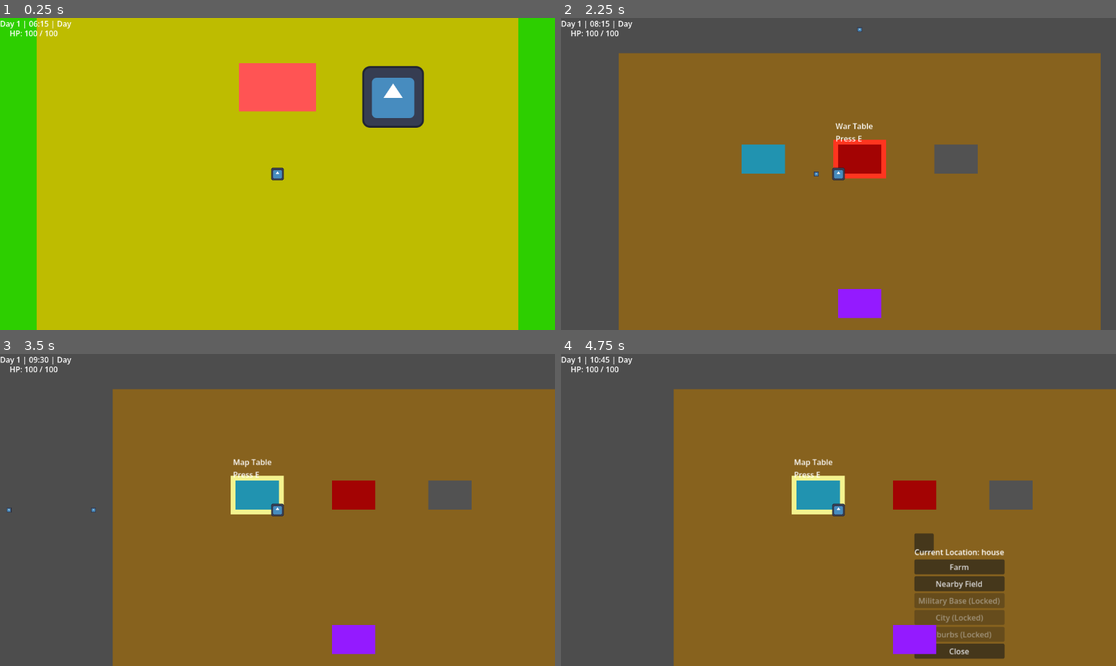
Above: before the commit, frames 1-4 (two rows, left to right).
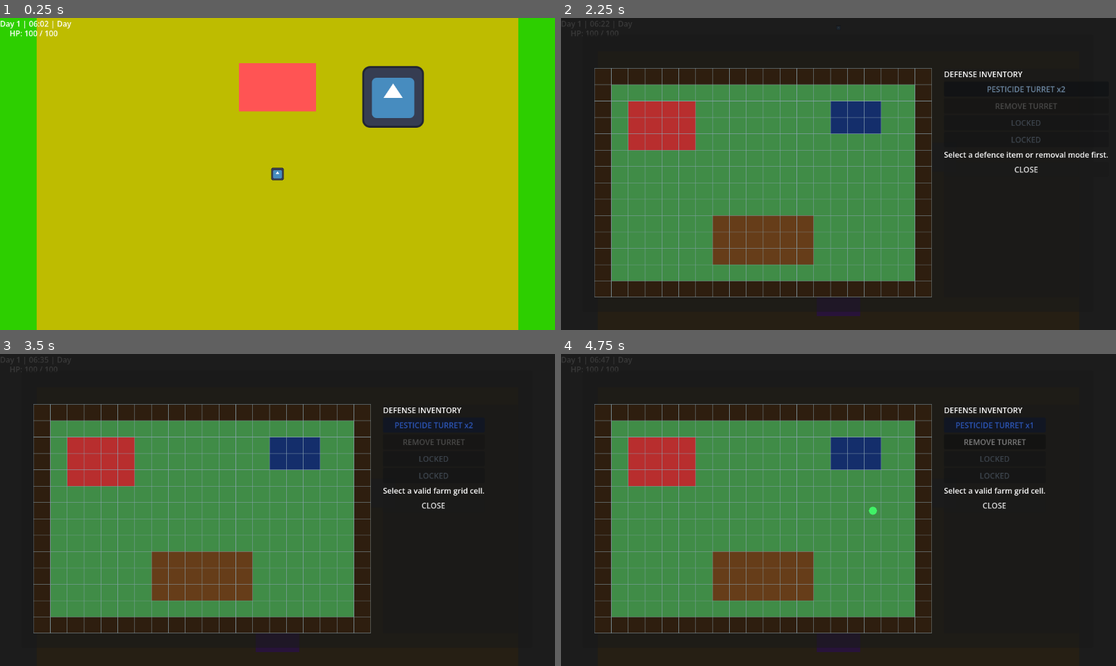
Above: after the commit, the same moments.

Repository: Rohan919477/Farmer-Savior
Game: Godot game, scene res://scenes/main/Main.tscn
Same seed, same stepped clock (60 frames per second), same inputs: the game is played once before the commit and once after it. The engine's default icon, where the game draws it, is replaced by a stand-in: a white triangle on a blue panel in a dark square.
Inputs (mouse positions are in pixels of both pictures, inside the frame that each line leads up to):
- Up to frame 1 (0.25 s): no input
- Up to frame 2 (2.25 s): tap Enter at 0.5 s; move the mouse to (810, 236) at 0.52 s; hold W (move_up) 0.53-2.03 s; tap E (interact) at 0.6, 1.25, 1.35, 2 s; click (810, 236) at 0.67 s; move the mouse to (1005, 220) at 1.27 s; click (1005, 220) at 1.42 s; move the mouse to (672, 127) at 2.02 s; hold A (move_left) from 2.03 s (still down); right-click (672, 127) at 2.1 s; click (672, 127) at 2.17 s
- Up to frame 3 (3.5 s): tap E (interact) at 2.3 s; release A (move_left) at 2.75 s; click (466, 425) at 2.75 s, where only the run after the commit has a clickable "PESTICIDE TURRET x2"
- Up to frame 4 (4.75 s): tap E (interact) at 3.5, 3.8 s; move the mouse to (866, 510) at 3.52 s; hold A (move_left) 3.53-4.25 s; click (866, 510) at 3.6 s; click (988, 425) at 4.25 s, where only the run after the commit has a clickable "PESTICIDE TURRET x1"

The runs differ from the first frame. In frame 1, less than 0.1% of the frame differs, in the area x 7-9%, y 0-3%; in frame 2, 100%, in the area x 0-100%, y 0-100%; in frame 3, 100%; in frame 4, 100%.

Commit message:
Added turret removal and inventory return system

Diff:
--- /dev/null
+++ b/scenes/farm/PesticideTurret.tscn
@@ -0,0 +1,13 @@
+[gd_scene format=3 uid="uid://b0cqov81uwfb1"]
+
+[ext_resource type="Script" uid="uid://eeoq8rjeogc" path="res://scripts/farm/PesticideTurret.gd" id="1_nvrrb"]
+[ext_resource type="Texture2D" uid="uid://ddgq1bxbelcds" path="res://icon.svg" id="2_77ox7"]
+
+[node name="PesticideTurret" type="Node2D" unique_id=1304110094]
+script = ExtResource("1_nvrrb")
+
+[node name="Sprite2D" type="Sprite2D" parent="." unique_id=1905290471]
+modulate = Color(0.54509807, 1, 0.16862746, 1)
+z_index = 8
+scale = Vector2(0.12, 0.12)
+texture = ExtResource("2_77ox7")
--- a/scenes/main/Main.tscn
+++ b/scenes/main/Main.tscn
@@ -15,6 +15,9 @@
 [ext_resource type="Script" uid="uid://csxv3ieslc044" path="res://scripts/managers/MapManager.gd" id="12_p5fgu"]
 [ext_resource type="PackedScene" uid="uid://diuay65tqcn3n" path="res://scenes/ui/MapMenu.tscn" id="13_jsdfw"]
 [ext_resource type="PackedScene" uid="uid://7wa80ghpbegr" path="res://scenes/ui/HUD.tscn" id="13_tck0d"]
+[ext_resource type="Script" uid="uid://ci3g6spfw4qu7" path="res://scripts/managers/DefenseManager.gd" id="16_hjnkw"]
+[ext_resource type="PackedScene" uid="uid://b0cqov81uwfb1" path="res://scenes/farm/PesticideTurret.tscn" id="17_rikml"]
+[ext_resource type="PackedScene" uid="uid://d372r5psuyviy" path="res://scenes/ui/DefensePlacementUI.tscn" id="18_rikml"]
 
 [node name="Main" type="Node2D" unique_id=1618782487]
 script = ExtResource("1_3km4f")
@@ -24,7 +27,6 @@
 
 [node name="TimeManager" type="Node" parent="." unique_id=428679080]
 script = ExtResource("2_nha0i")
-minutes_per_real_second = 60.0
 
 [node name="SaveManager" type="Node" parent="." unique_id=1792121914]
 script = ExtResource("3_q24mn")
@@ -50,6 +52,10 @@
 player_path = NodePath("../Player")
 map_menu_path = NodePath("../MapMenu")
 
+[node name="DefenseManager" type="Node" parent="." unique_id=2040749341]
+script = ExtResource("16_hjnkw")
+pesticide_turret_scene = ExtResource("17_rikml")
+
 [node name="MapContainer" type="Node2D" parent="." unique_id=2100871122]
 
 [node name="Player" parent="." unique_id=1647505724 instance=ExtResource("9_ostsq")]
@@ -58,3 +64,5 @@
 [node name="HUD" parent="." unique_id=1958078306 instance=ExtResource("13_tck0d")]
 
 [node name="MapMenu" parent="." unique_id=1345799289 instance=ExtResource("13_jsdfw")]
+
+[node name="DefensePlacementUI" parent="." unique_id=1217122726 instance=ExtResource("18_rikml")]
--- a/scenes/maps/FarmMap_greybox.tscn
+++ b/scenes/maps/FarmMap_greybox.tscn
@@ -144,3 +144,5 @@
 [node name="TruckProp" type="Sprite2D" parent="." unique_id=1507909805]
 position = Vector2(240, -160)
 texture = ExtResource("2_av8mm")
+
+[node name="TurretPlacementRoot" type="Node" parent="." unique_id=45468210]
--- /dev/null
+++ b/scenes/ui/DefensePlacementUI.tscn
@@ -0,0 +1,88 @@
+[gd_scene format=3 uid="uid://d372r5psuyviy"]
+
+[ext_resource type="Script" uid="uid://dwt72x5xckxa5" path="res://scripts/ui/DefenseGridBoard.gd" id="1_b6mrq"]
+[ext_resource type="Script" uid="uid://eqa6c6yw6m3v" path="res://scripts/ui/DefensePlacementUI.gd" id="1_lvgt1"]
+
+[node name="DefensePlacementUi" type="CanvasLayer" unique_id=1217122726]
+visible = false
+script = ExtResource("1_lvgt1")
+
+[node name="RootControl" type="Control" parent="." unique_id=1903831435]
+layout_mode = 3
+anchors_preset = 15
+anchor_right = 1.0
+anchor_bottom = 1.0
+grow_horizontal = 2
+grow_vertical = 2
+
+[node name="Overlay" type="ColorRect" parent="RootControl" unique_id=1866445776]
+layout_mode = 1
+anchors_preset = 15
+anchor_right = 1.0
+anchor_bottom = 1.0
+grow_horizontal = 2
+grow_vertical = 2
+color = Color(0.07058824, 0.07058824, 0.07058824, 0.83137256)
+
+[node name="MainPanel" type="Panel" parent="RootControl" unique_id=1995237368]
+layout_mode = 0
+offset_left = 45.0
+offset_top = 35.0
+offset_right = 1105.0
+offset_bottom = 610.0
+
+[node name="TitleLabel" type="Label" parent="RootControl/MainPanel" unique_id=825675898]
+layout_mode = 0
+offset_left = 25.0
+offset_top = 20.0
+offset_right = 65.0
+offset_bottom = 43.0
+
+[node name="GridBoard" type="Control" parent="RootControl/MainPanel" unique_id=1780931868]
+anchors_preset = 0
+offset_left = 25.0
+offset_top = 70.0
+offset_right = 725.0
+offset_bottom = 545.0
+script = ExtResource("1_b6mrq")
+
+[node name="Sidebar" type="Panel" parent="RootControl/MainPanel" unique_id=131034292]
+layout_mode = 0
+offset_left = 750.0
+offset_top = 70.0
+offset_right = 1030.0
+offset_bottom = 545.0
+
+[node name="VBoxContainer" type="VBoxContainer" parent="RootControl/MainPanel/Sidebar" unique_id=615979567]
+layout_mode = 0
+offset_right = 40.0
+offset_bottom = 98.0
+
+[node name="InventoryLabel" type="Label" parent="RootControl/MainPanel/Sidebar/VBoxContainer" unique_id=1786919502]
+layout_mode = 2
+text = "DEFENSE INVENTORY"
+
+[node name="PesticideTurretButton" type="Button" parent="RootControl/MainPanel/Sidebar/VBoxContainer" unique_id=1843712352]
+layout_mode = 2
+text = "PESTICIDE  TURRET x2"
+
+[node name="RemoveTurretButton" type="Button" parent="RootControl/MainPanel/Sidebar/VBoxContainer" unique_id=177232047]
+layout_mode = 2
+text = "REMOVE TURRET"
+
+[node name="LockedTool1Button" type="Button" parent="RootControl/MainPanel/Sidebar/VBoxContainer" unique_id=691902822]
+layout_mode = 2
+disabled = true
+text = "LOCKED"
+
+[node name="LockedTool2Button" type="Button" parent="RootControl/MainPanel/Sidebar/VBoxContainer" unique_id=1183805318]
+layout_mode = 2
+disabled = true
+text = "LOCKED"
+
+[node name="StatusLabel" type="Label" parent="RootControl/MainPanel/Sidebar/VBoxContainer" unique_id=1016844089]
+layout_mode = 2
+
+[node name="CloseButton" type="Button" parent="RootControl/MainPanel/Sidebar/VBoxContainer" unique_id=678281739]
+layout_mode = 2
+text = "CLOSE"
--- /dev/null
+++ b/scripts/farm/PesticideTurret.gd
@@ -0,0 +1,5 @@
+extends Node2D
+
+@export var attack_damage: int = 8
+@export var attack_interval: float = 1.0
+@export var attack_range: float = 180.0
--- a/scripts/main/Main.gd
+++ b/scripts/main/Main.gd
@@ -4,6 +4,8 @@
 @onready var time_manager: Node = $TimeManager
 @onready var hud: CanvasLayer = $HUD
 @onready var map_menu: Control = $MapMenu
+@onready var defense_manager: DefenseManager = $DefenseManager
+@onready var defense_placement_ui: DefensePlacementUI = $DefensePlacementUI
 
 func _ready() -> void:
 	add_to_group("main")
@@ -34,15 +36,19 @@
 
 func open_defense_placement() -> void:
 	if time_manager.has_method("is_daytime") and not time_manager.is_daytime():
-		print("Cannot use war table at night.")
 		if hud.has_method("show_warning_message"):
 			hud.show_warning_message("There is no time to plan defenses now.")
 		return
 
-	print("Opened defense placement UI placeholder.")
+	defense_placement_ui.open_ui(defense_manager)
+
+func close_defense_placement() -> void:
+	if defense_placement_ui != null:
+		defense_placement_ui.close_ui()
 
 func _on_night_started() -> void:
 	map_manager.close_map_menu()
+	close_defense_placement()
 
 	print("Main received night_started signal.")
 
@@ -56,7 +62,7 @@
 	map_manager.force_return_to_farm()
 
 func is_gameplay_input_blocked() -> bool:
-	return map_menu.visible
+	return map_menu.visible or defense_placement_ui.visible
 
 func _on_time_changed(day_number: int, hour: int, minute: int, phase: String) -> void:
 	if hud.has_method("update_time"):
--- /dev/null
+++ b/scripts/managers/DefenseManager.gd
@@ -0,0 +1,202 @@
+extends Node
+class_name DefenseManager
+
+signal inventory_changed(pesticide_turrets_available: int)
+signal turret_placed(grid_cell: Vector2i)
+signal placement_failed(reason: String)
+signal turret_removed(grid_cell: Vector2i)
+
+@export var pesticide_turret_scene: PackedScene
+
+@export var grid_columns: int = 20
+@export var grid_rows: int = 14
+
+# Adjust these later only if turret placements do not align with the farm map.
+@export var farm_grid_origin: Vector2 = Vector2(-980.0, -680.0)
+@export var farm_grid_cell_size: Vector2 = Vector2(98.0, 97.0)
+
+@export var max_pesticide_turrets: int = 2
+
+var pesticide_turrets_available: int = 2
+var placed_turret_cells: Array[Vector2i] = []
+var active_farm_map: Node = null
+
+func _ready() -> void:
+	var map_manager: Node = get_parent().get_node_or_null("MapManager") as Node
+
+	if map_manager != null and map_manager.has_signal("location_loaded"):
+		map_manager.connect("location_loaded", Callable(self, "_on_location_loaded"))
+
+func get_pesticide_turrets_available() -> int:
+	return pesticide_turrets_available
+
+func is_inside_grid(grid_cell: Vector2i) -> bool:
+	return (
+		grid_cell.x >= 0
+		and grid_cell.x < grid_columns
+		and grid_cell.y >= 0
+		and grid_cell.y < grid_rows
+	)
+
+func get_cell_type(grid_cell: Vector2i) -> String:
+	if not is_inside_grid(grid_cell):
+		return "outside"
+
+	# Fence border.
+	if (
+		grid_cell.x == 0
+		or grid_cell.x == grid_columns - 1
+		or grid_cell.y == 0
+		or grid_cell.y == grid_rows - 1
+	):
+		return "fence"
+
+	# House zone.
+	if is_cell_in_range(grid_cell, 2, 5, 2, 4):
+		return "house"
+
+	# Truck zone.
+	if is_cell_in_range(grid_cell, 14, 16, 2, 3):
+		return "truck"
+
+	# Farmland zone.
+	if is_cell_in_range(grid_cell, 7, 12, 9, 11):
+		return "farmland"
+
+	return "open"
+
+func is_cell_in_range(
+	grid_cell: Vector2i,
+	minimum_x: int,
+	maximum_x: int,
+	minimum_y: int,
+	maximum_y: int
+) -> bool:
+	return (
+		grid_cell.x >= minimum_x
+		and grid_cell.x <= maximum_x
+		and grid_cell.y >= minimum_y
+		and grid_cell.y <= maximum_y
+	)
+
+func is_cell_occupied(grid_cell: Vector2i) -> bool:
+	return placed_turret_cells.has(grid_cell)
+
+func can_place_pesticide_turret(grid_cell: Vector2i) -> bool:
+	if pesticide_turrets_available <= 0:
+		return false
+
+	if get_cell_type(grid_cell) != "open":
+		return false
+
+	if is_cell_occupied(grid_cell):
+		return false
+
+	return true
+
+func get_placement_failure_reason(grid_cell: Vector2i) -> String:
+	if pesticide_turrets_available <= 0:
+		return "No Pesticide Turrets are available."
+
+	var cell_type: String = get_cell_type(grid_cell)
+
+	if cell_type == "outside":
+		return "Choose a cell within the farm boundary."
+
+	if cell_type == "fence":
+		return "Turrets cannot be placed on the fence."
+
+	if cell_type == "house":
+		return "Turrets cannot be placed on the house."
+
+	if cell_type == "truck":
+		return "Turrets cannot be placed on the truck."
+
+	if cell_type == "farmland":
+		return "Turrets cannot be placed on farmland."
+
+	if is_cell_occupied(grid_cell):
+		return "A turret is already placed there."
+
+	return "This location cannot be used."
+
+func place_pesticide_turret(grid_cell: Vector2i) -> bool:
+	if not can_place_pesticide_turret(grid_cell):
+		placement_failed.emit(get_placement_failure_reason(grid_cell))
+		return false
+
+	placed_turret_cells.append(grid_cell)
+	pesticide_turrets_available -= 1
+
+	inventory_changed.emit(pesticide_turrets_available)
+	turret_placed.emit(grid_cell)
+
+	if active_farm_map != null and is_instance_valid(active_farm_map):
+		rebuild_farm_turrets()
+
+	return true
+
+func get_turret_position(grid_cell: Vector2i) -> Vector2:
+	var offset_x: float = (float(grid_cell.x) + 0.5) * farm_grid_cell_size.x
+	var offset_y: float = (float(grid_cell.y) + 0.5) * farm_grid_cell_size.y
+
+	return farm_grid_origin + Vector2(offset_x, offset_y)
+
+func _on_location_loaded(location_id: String, loaded_map: Node) -> void:
+	if location_id == "farm":
+		active_farm_map = loaded_map
+		rebuild_farm_turrets()
+	else:
+		active_farm_map = null
+
+func has_placed_turrets() -> bool:
+	return not placed_turret_cells.is_empty()
+
+func can_remove_turret(grid_cell: Vector2i) -> bool:
+	return is_cell_occupied(grid_cell)
+
+func remove_pesticide_turret(grid_cell: Vector2i) -> bool:
+	if not can_remove_turret(grid_cell):
+		placement_failed.emit("There is no turret placed on this grid cell.")
+		return false
+
+	placed_turret_cells.erase(grid_cell)
+	pesticide_turrets_available = mini(
+		pesticide_turrets_available + 1,
+		max_pesticide_turrets
+	)
+
+	inventory_changed.emit(pesticide_turrets_available)
+	turret_removed.emit(grid_cell)
+
+	if active_farm_map != null and is_instance_valid(active_farm_map):
+		rebuild_farm_turrets()
+
+	return true
+
+func rebuild_farm_turrets() -> void:
+	if pesticide_turret_scene == null:
+		print("Pesticide turret scene is not assigned.")
+		return
+
+	if active_farm_map == null:
+		return
+
+	var placement_root: Node2D = active_farm_map.get_node_or_null("TurretPlacementRoot") as Node2D
+
+	if placement_root == null:
+		print("Farm map is missing TurretPlacementRoot.")
+		return
+
+	for child in placement_root.get_children():
+		child.queue_free()
+
+	for placed_cell in placed_turret_cells:
+		var grid_cell: Vector2i = placed_cell
+		var turret: Node2D = pesticide_turret_scene.instantiate() as Node2D
+
+		if turret == null:
+			continue
+
+		turret.position = get_turret_position(grid_cell)
+		placement_root.add_child(turret)
--- a/scripts/managers/MapManager.gd
+++ b/scripts/managers/MapManager.gd
@@ -1,4 +1,6 @@
 extends Node
+
+signal location_loaded(location_id: String, loaded_map: Node)
 
 @export var farm_scene: PackedScene
 @export var house_scene: PackedScene
@@ -73,6 +75,8 @@
 
 	print("Loaded location: ", location_id)
 
+	location_loaded.emit(current_location_id, current_map)
+
 func get_scene_for_location(location_id: String) -> PackedScene:
 	match location_id:
 		"farm":
--- /dev/null
+++ b/scripts/ui/DefenseGridBoard.gd
@@ -0,0 +1,145 @@
+extends Control
+class_name DefenseGridBoard
+
+signal grid_cell_clicked(grid_cell: Vector2i)
+
+@export var columns: int = 20
+@export var rows: int = 14
+
+var defense_manager: Node = null
+var selected_item_id: String = ""
+var hover_cell: Vector2i = Vector2i(-1, -1)
+
+func _ready() -> void:
+	mouse_filter = Control.MOUSE_FILTER_STOP
+	mouse_exited.connect(_on_mouse_exited)
+
+func configure(new_defense_manager: Node, new_selected_item_id: String) -> void:
+	defense_manager = new_defense_manager
+	selected_item_id = new_selected_item_id
+	queue_redraw()
+
+func can_remove(grid_cell: Vector2i) -> bool:
+	if defense_manager != null and defense_manager.has_method("can_remove_turret"):
+		return bool(defense_manager.call("can_remove_turret", grid_cell))
+
+	return false
+
+func _draw() -> void:
+	if size.x <= 0.0 or size.y <= 0.0:
+		return
+
+	draw_rect(Rect2(Vector2.ZERO, size), Color(0.12, 0.25, 0.14))
+
+	for row_index in range(rows):
+		for column_index in range(columns):
+			var grid_cell: Vector2i = Vector2i(column_index, row_index)
+			var cell_rect: Rect2 = get_cell_rect(grid_cell)
+			var cell_type: String = get_cell_type(grid_cell)
+
+			var fill_color: Color = get_cell_color(cell_type)
+
+			if grid_cell == hover_cell:
+				if selected_item_id == "pesticide_turret":
+					if can_place(grid_cell):
+						fill_color = Color(0.20, 0.45, 0.90, 0.85)
+					else:
+						fill_color = Color(0.80, 0.15, 0.15, 0.85)
+
+				elif selected_item_id == "remove_turret":
+					if can_remove(grid_cell):
+						fill_color = Color(0.90, 0.35, 0.15, 0.90)
+					else:
+						fill_color = Color(0.45, 0.10, 0.10, 0.70)
+
+			draw_rect(cell_rect, fill_color)
+			draw_rect(cell_rect, Color(0.55, 0.65, 0.70, 0.55), false, 1.0)
+
+			if is_occupied(grid_cell):
+				draw_circle(
+					cell_rect.get_center(),
+					min(cell_rect.size.x, cell_rect.size.y) * 0.24,
+					Color(0.25, 0.95, 0.40)
+				)
+
+func get_cell_rect(grid_cell: Vector2i) -> Rect2:
+	var cell_width: float = size.x / float(columns)
+	var cell_height: float = size.y / float(rows)
+
+	var cell_position: Vector2 = Vector2(
+		float(grid_cell.x) * cell_width,
+		float(grid_cell.y) * cell_height
+	)
+
+	return Rect2(cell_position, Vector2(cell_width, cell_height))
+
+func get_cell_from_position(local_position: Vector2) -> Vector2i:
+	var cell_width: float = size.x / float(columns)
+	var cell_height: float = size.y / float(rows)
+
+	var cell_x: int = int(floor(local_position.x / cell_width))
+	var cell_y: int = int(floor(local_position.y / cell_height))
+
+	return Vector2i(cell_x, cell_y)
+
+func is_inside_grid(grid_cell: Vector2i) -> bool:
+	return (
+		grid_cell.x >= 0
+		and grid_cell.x < columns
+		and grid_cell.y >= 0
+		and grid_cell.y < rows
+	)
+
+func get_cell_type(grid_cell: Vector2i) -> String:
+	if defense_manager != null and defense_manager.has_method("get_cell_type"):
+		return str(defense_manager.call("get_cell_type", grid_cell))
+
+	return "outside"
+
+func can_place(grid_cell: Vector2i) -> bool:
+	if defense_manager != null and defense_manager.has_method("can_place_pesticide_turret"):
+		return bool(defense_manager.call("can_place_pesticide_turret", grid_cell))
+
+	return false
+
+func is_occupied(grid_cell: Vector2i) -> bool:
+	if defense_manager != null and defense_manager.has_method("is_cell_occupied"):
+		return bool(defense_manager.call("is_cell_occupied", grid_cell))
+
+	return false
+
+func get_cell_color(cell_type: String) -> Color:
+	match cell_type:
+		"open":
+			return Color(0.25, 0.55, 0.28)
+		"house":
+			return Color(0.72, 0.18, 0.18)
+		"truck":
+			return Color(0.08, 0.18, 0.42)
+		"farmland":
+			return Color(0.40, 0.24, 0.10)
+		"fence":
+			return Color(0.18, 0.12, 0.06)
+		_:
+			return Color(0.10, 0.10, 0.10)
+
+func _gui_input(event: InputEvent) -> void:
+	if event is InputEventMouseMotion:
+		var motion_event: InputEventMouseMotion = event as InputEventMouseMotion
+		hover_cell = get_cell_from_position(motion_event.position)
+		queue_redraw()
+
+	if event is InputEventMouseButton:
+		var mouse_event: InputEventMouseButton = event as InputEventMouseButton
+
+		if mouse_event.button_index == MOUSE_BUTTON_LEFT and mouse_event.pressed:
+			var clicked_cell: Vector2i = get_cell_from_position(mouse_event.position)
+
+			if is_inside_grid(clicked_cell):
+				grid_cell_clicked.emit(clicked_cell)
+
+			accept_event()
+
+func _on_mouse_exited() -> void:
+	hover_cell = Vector2i(-1, -1)
+	queue_redraw()
--- /dev/null
+++ b/scripts/ui/DefensePlacementUI.gd
@@ -0,0 +1,130 @@
+extends CanvasLayer
+class_name DefensePlacementUI
+
+@onready var grid_board: DefenseGridBoard = $RootControl/MainPanel/GridBoard
+@onready var pesticide_turret_button: Button = $RootControl/MainPanel/Sidebar/VBoxContainer/PesticideTurretButton
+@onready var locked_tool_1_button: Button = $RootControl/MainPanel/Sidebar/VBoxContainer/LockedTool1Button
+@onready var locked_tool_2_button: Button = $RootControl/MainPanel/Sidebar/VBoxContainer/LockedTool2Button
+@onready var status_label: Label = $RootControl/MainPanel/Sidebar/VBoxContainer/StatusLabel
+@onready var close_button: Button = $RootControl/MainPanel/Sidebar/VBoxContainer/CloseButton
+@onready var remove_turret_button: Button = $RootControl/MainPanel/Sidebar/VBoxContainer/RemoveTurretButton
+
+var defense_manager: DefenseManager = null
+var selected_item_id: String = ""
+
+func _ready() -> void:
+	pesticide_turret_button.pressed.connect(_on_pesticide_turret_button_pressed)
+	close_button.pressed.connect(close_ui)
+	grid_board.grid_cell_clicked.connect(_on_grid_cell_clicked)
+	remove_turret_button.pressed.connect(_on_remove_turret_button_pressed)
+
+	visible = false
+
+func _on_remove_turret_button_pressed() -> void:
+	if defense_manager == null:
+		return
+
+	if not defense_manager.has_placed_turrets():
+		status_label.text = "There are no placed turrets to remove."
+		return
+
+	selected_item_id = "remove_turret"
+	status_label.text = "Click a placed turret marker to return it to inventory."
+
+	update_ui()
+
+func open_ui(new_defense_manager: DefenseManager) -> void:
+	if defense_manager != new_defense_manager:
+		defense_manager = new_defense_manager
+
+		if not defense_manager.inventory_changed.is_connected(_on_inventory_changed):
+			defense_manager.inventory_changed.connect(_on_inventory_changed)
+
+		if not defense_manager.placement_failed.is_connected(_on_placement_failed):
+			defense_manager.placement_failed.connect(_on_placement_failed)
+
+	selected_item_id = ""
+	status_label.text = "Select a defence item."
+	visible = true
+
+	update_ui()
+
+func close_ui() -> void:
+	selected_item_id = ""
+	visible = false
+
+func _on_pesticide_turret_button_pressed() -> void:
+	if defense_manager == null:
+		return
+
+	if defense_manager.get_pesticide_turrets_available() <= 0:
+		status_label.text = "No Pesticide Turrets remain."
+		return
+
+	selected_item_id = "pesticide_turret"
+	status_label.text = "Select a valid farm grid cell."
+
+	update_ui()
+
+func _on_grid_cell_clicked(grid_cell: Vector2i) -> void:
+	if defense_manager == null:
+		return
+
+	match selected_item_id:
+		"pesticide_turret":
+			var placed_successfully: bool = defense_manager.place_pesticide_turret(grid_cell)
+
+			if placed_successfully:
+				status_label.text = "Pesticide Turret placed."
+
+				if defense_manager.get_pesticide_turrets_available() <= 0:
+					selected_item_id = ""
+
+				update_ui()
+
+		"remove_turret":
+			var removed_successfully: bool = defense_manager.remove_pesticide_turret(grid_cell)
+
+			if removed_successfully:
+				status_label.text = "Pesticide Turret returned to inventory."
+
+				if not defense_manager.has_placed_turrets():
+					selected_item_id = ""
+
+				update_ui()
+
+		_:
+			status_label.text = "Select a defence item or removal mode first."
+
+func _on_inventory_changed(_remaining_turrets: int) -> void:
+	update_ui()
+
+func _on_placement_failed(reason: String) -> void:
+	status_label.text = reason
+	update_ui()
+
+func update_ui() -> void:
+	if defense_manager == null:
+		return
+
+	var available_turrets: int = defense_manager.get_pesticide_turrets_available()
+	var has_placed_turrets: bool = defense_manager.has_placed_turrets()
+
+	pesticide_turret_button.text = "PESTICIDE TURRET x%d" % available_turrets
+	pesticide_turret_button.disabled = available_turrets <= 0
+	remove_turret_button.disabled = not has_placed_turrets
+
+	if selected_item_id == "pesticide_turret":
+		pesticide_turret_button.self_modulate = Color(0.18, 0.35, 0.75)
+	else:
+		pesticide_turret_button.self_modulate = Color(0.48, 0.60, 0.72)
+
+	if selected_item_id == "remove_turret":
+		remove_turret_button.self_modulate = Color(0.75, 0.20, 0.20)
+	else:
+		remove_turret_button.self_modulate = Color(0.55, 0.55, 0.55)
+
+	locked_tool_1_button.self_modulate = Color(0.45, 0.52, 0.60)
+	locked_tool_2_button.self_modulate = Color(0.45, 0.52, 0.60)
+
+	grid_board.configure(defense_manager, selected_item_id)
Not shown, added: scripts/farm/PesticideTurret.gd.uid
Not shown, added: scripts/managers/DefenseManager.gd.uid
Not shown, added: scripts/ui/DefenseGridBoard.gd.uid
Not shown, added: scripts/ui/DefensePlacementUI.gd.uid
